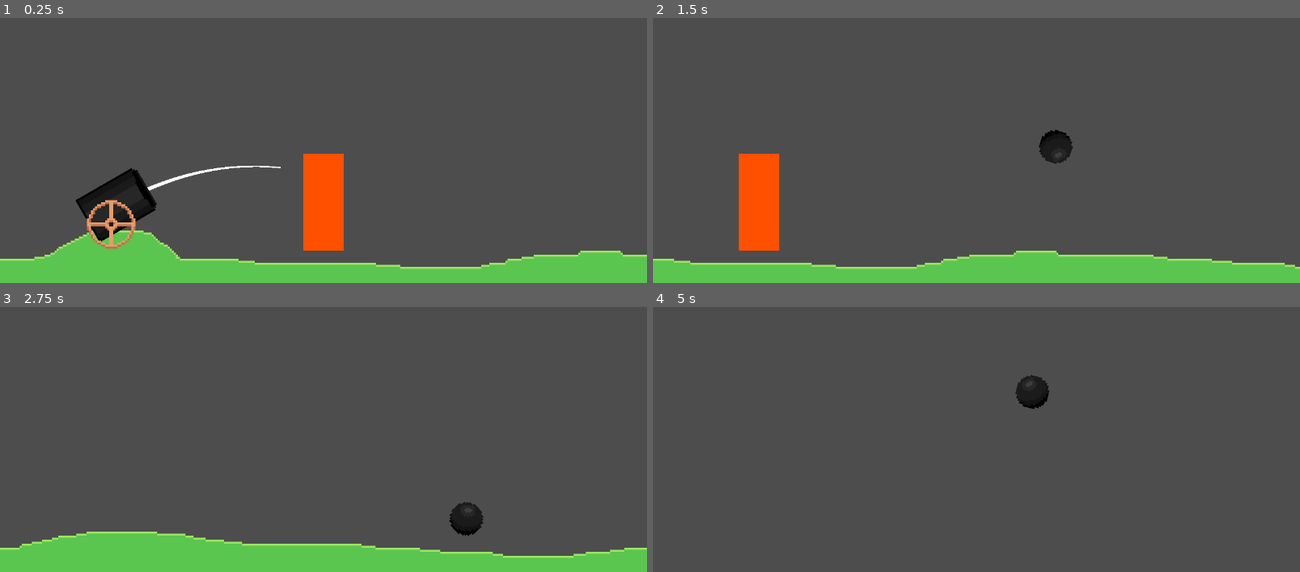
Above: before the commit, frames 1-4 (two rows, left to right).
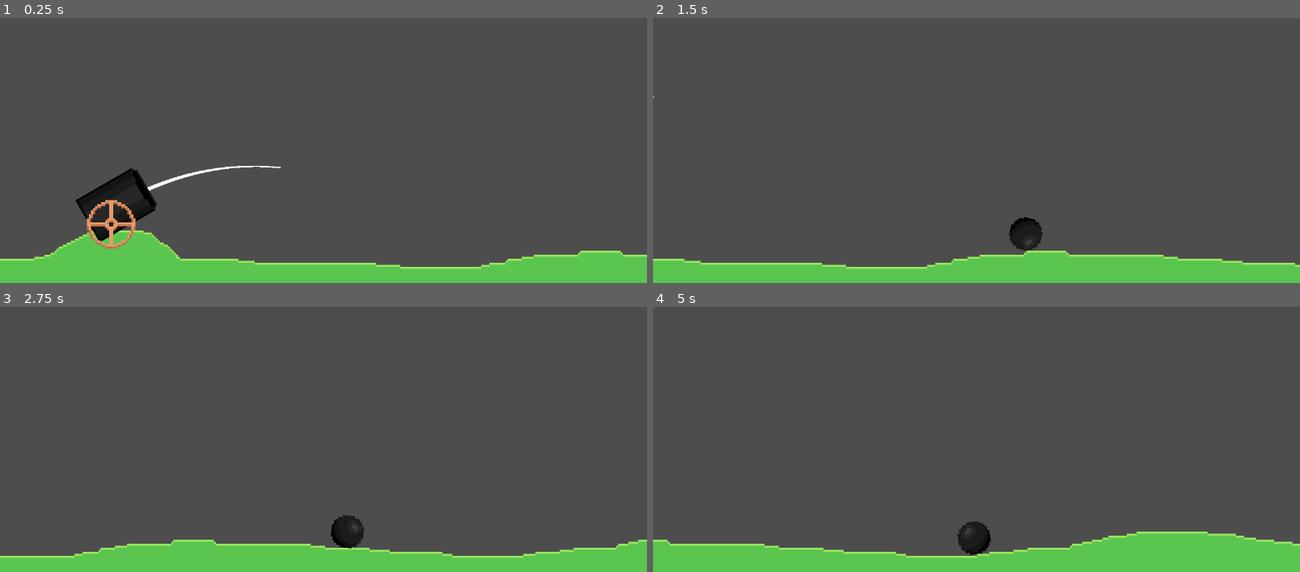
Above: after the commit, the same moments.

Repository: SpicyTime/Newtons-Shot
Game: Godot game, scene res://Main/main.tscn
Two runs of this game, one before a commit and one after it. Both use one fixed random seed, a clock stepped at 60 frames per second and the inputs below.
Inputs:
- Up to frame 1 (0.25 s): no input
- Up to frame 2 (1.5 s): tap Enter at 0.5 s; hold D (rotate_right) 0.53-1.28 s; hold Space (bounce) 0.53-1.28 s; hold A (rotate_left) from 1.28 s (still down); tap Space (bounce) at 1.35 s
- Up to frame 3 (2.75 s): release A (rotate_left) at 2.03 s; hold D (rotate_right) from 2.03 s (still down); hold Space (bounce) from 2.03 s (still down)
- Up to frame 4 (5 s): release Space (bounce) at 2.78 s; tap Space (bounce) at 2.85, 4.35 s; release D (rotate_right) at 3.53 s; hold Space (bounce) 3.53-4.28 s; hold A (rotate_left) from 3.53 s (still down)

The runs differ from the first frame. In frame 1, 2.3% of the frame differs, in the area x 46-54%, y 51-88%; in frame 2, 3.7%; in frame 3, 4.0%; in frame 4, 11%, in the area x 0-100%, y 25-100%.

Commit message:
Added the bush bounceoffable

Diff:
--- /dev/null
+++ b/Bounce-Offable System/Bounce-Offables/bush.tscn
@@ -0,0 +1,19 @@
+[gd_scene load_steps=4 format=3 uid="uid://bmvdik5p4kbos"]
+
+[ext_resource type="Texture2D" uid="uid://b8mdw1j3ib4vn" path="res://Bounce-Offable System/Textures/Bush.png" id="1_aynyv"]
+[ext_resource type="Script" uid="uid://bc0t7kbcs7owo" path="res://Bounce-Offable System/bounce_offable_component.gd" id="2_b1xqu"]
+
+[sub_resource type="CircleShape2D" id="CircleShape2D_7g020"]
+
+[node name="Bush" type="Area2D"]
+
+[node name="Sprite2D" type="Sprite2D" parent="."]
+position = Vector2(0, -1)
+texture = ExtResource("1_aynyv")
+
+[node name="CollisionShape2D" type="CollisionShape2D" parent="."]
+shape = SubResource("CircleShape2D_7g020")
+
+[node name="BounceOffableComponent" type="Node" parent="."]
+script = ExtResource("2_b1xqu")
+metadata/_custom_type_script = "uid://bc0t7kbcs7owo"
--- /dev/null
+++ b/Bounce-Offable System/Bounce-Offables/tree.tscn
@@ -0,0 +1,20 @@
+[gd_scene load_steps=4 format=3 uid="uid://08cooyg1bvah"]
+
+[ext_resource type="Script" uid="uid://bc0t7kbcs7owo" path="res://Bounce-Offable System/bounce_offable_component.gd" id="1_2lfoc"]
+[ext_resource type="Texture2D" uid="uid://csu6m44fyvst3" path="res://Bounce-Offable System/Textures/Tree.png" id="1_k5bnt"]
+
+[sub_resource type="CircleShape2D" id="CircleShape2D_k5bnt"]
+radius = 23.0
+
+[node name="Tree" type="Area2D"]
+
+[node name="Sprite2D" type="Sprite2D" parent="."]
+texture = ExtResource("1_k5bnt")
+
+[node name="CollisionShape2D" type="CollisionShape2D" parent="."]
+position = Vector2(0, -14)
+shape = SubResource("CircleShape2D_k5bnt")
+
+[node name="BounceOffableComponent" type="Node" parent="."]
+script = ExtResource("1_2lfoc")
+metadata/_custom_type_script = "uid://bc0t7kbcs7owo"
--- a/Bounce-Offables/bounce_offable_component.tscn
+++ b/Bounce-Offable System/bounce_offable_component.tscn
@@ -1,6 +1,6 @@
 [gd_scene load_steps=2 format=3 uid="uid://dmoy36umbajbg"]
 
-[ext_resource type="Script" uid="uid://bc0t7kbcs7owo" path="res://Bounce-Offables/bounce_offable_component.gd" id="1_mm85s"]
+[ext_resource type="Script" uid="uid://bc0t7kbcs7owo" path="res://Bounce-Offable System/bounce_offable_component.gd" id="1_mm85s"]
 
 [node name="BounceOffableComponent" type="Node"]
 script = ExtResource("1_mm85s")
--- a/Bounce-Offables/tree.tscn
+++ /dev/null
@@ -1,21 +0,0 @@
-[gd_scene load_steps=4 format=3 uid="uid://dcqqf4ghb2c21"]
-
-[ext_resource type="Script" uid="uid://bc0t7kbcs7owo" path="res://Bounce-Offables/bounce_offable_component.gd" id="1_ijw3e"]
-[ext_resource type="Texture2D" uid="uid://csu6m44fyvst3" path="res://Terrain System/Textures/Tree.png" id="1_y5fkr"]
-
-[sub_resource type="CapsuleShape2D" id="CapsuleShape2D_y5fkr"]
-height = 48.0
-
-[node name="Tree" type="Area2D"]
-
-[node name="Sprite2D" type="Sprite2D" parent="."]
-texture = ExtResource("1_y5fkr")
-
-[node name="CollisionShape2D" type="CollisionShape2D" parent="."]
-shape = SubResource("CapsuleShape2D_y5fkr")
-
-[node name="BounceOffableComponent" type="Node" parent="."]
-script = ExtResource("1_ijw3e")
-bounce_force_x = 150.0
-bounce_force_y = -460.0
-metadata/_custom_type_script = "uid://bc0t7kbcs7owo"
--- a/Game/game.tscn
+++ b/Game/game.tscn
@@ -10,7 +10,6 @@
 [ext_resource type="PackedScene" uid="uid://b312mw6w43vs2" path="res://Terrain System/Terrain Pieces/regular_terrain_piece_2.tscn" id="5_fsxsm"]
 [ext_resource type="PackedScene" uid="uid://bngdqqkq0tpl5" path="res://Game/Cannon/trajectory_line.tscn" id="5_fwxkx"]
 [ext_resource type="PackedScene" uid="uid://h4ep7ujaj1h6" path="res://Terrain System/Terrain Pieces/starting_terrain_piece.tscn" id="11_fsxsm"]
-[ext_resource type="PackedScene" uid="uid://dcqqf4ghb2c21" path="res://Bounce-Offables/tree.tscn" id="11_glinl"]
 
 [sub_resource type="TileSetScenesCollectionSource" id="TileSetScenesCollectionSource_glinl"]
 resource_name = "Ground"
@@ -71,6 +70,3 @@
 [node name="CannonWheelSprite" type="Sprite2D" parent="Cannon"]
 position = Vector2(-3, 10)
 texture = ExtResource("2_7raqb")
-
-[node name="Tree" parent="." instance=ExtResource("11_glinl")]
-position = Vector2(0, 50)
--- a/Main/ui_manager.gd
+++ b/Main/ui_manager.gd
@@ -11,7 +11,8 @@
 var active_menu: Control = null
 
 func set_up_ui(canvas_layer: CanvasLayer) -> void:
-	print(canvas_layer == null)
+	pass
+
 
 func swap_menu_to(menu_type: MenuType) -> void:
 	if active_menu:
--- /dev/null
+++ b/Shop System/shop.tscn
@@ -0,0 +1,9 @@
+[gd_scene format=3 uid="uid://blae5ddggtsn5"]
+
+[node name="Shop" type="Control"]
+layout_mode = 3
+anchors_preset = 15
+anchor_right = 1.0
+anchor_bottom = 1.0
+grow_horizontal = 2
+grow_vertical = 2
--- /dev/null
+++ b/Shop System/shop_item.tscn
@@ -0,0 +1,5 @@
+[gd_scene format=3 uid="uid://bijyq5ra8w1gy"]
+
+[node name="Shop Item" type="VBoxContainer"]
+offset_right = 40.0
+offset_bottom = 40.0
Binary file added: Bounce-Offable System/Textures/Bush.png
Not shown, added: Bounce-Offable System/Textures/Bush.png.import
Binary file added: Bounce-Offable System/Textures/Tree.png
Not shown, changed: Bounce-Offable System/Textures/Tree.png.import
Renamed: Bounce-Offables/bounce_offable_component.gd -> Bounce-Offable System/bounce_offable_component.gd
Not shown: 1 places in Game/game.tscn that only renumber resources
Binary file removed: Terrain System/Textures/Tree.png
